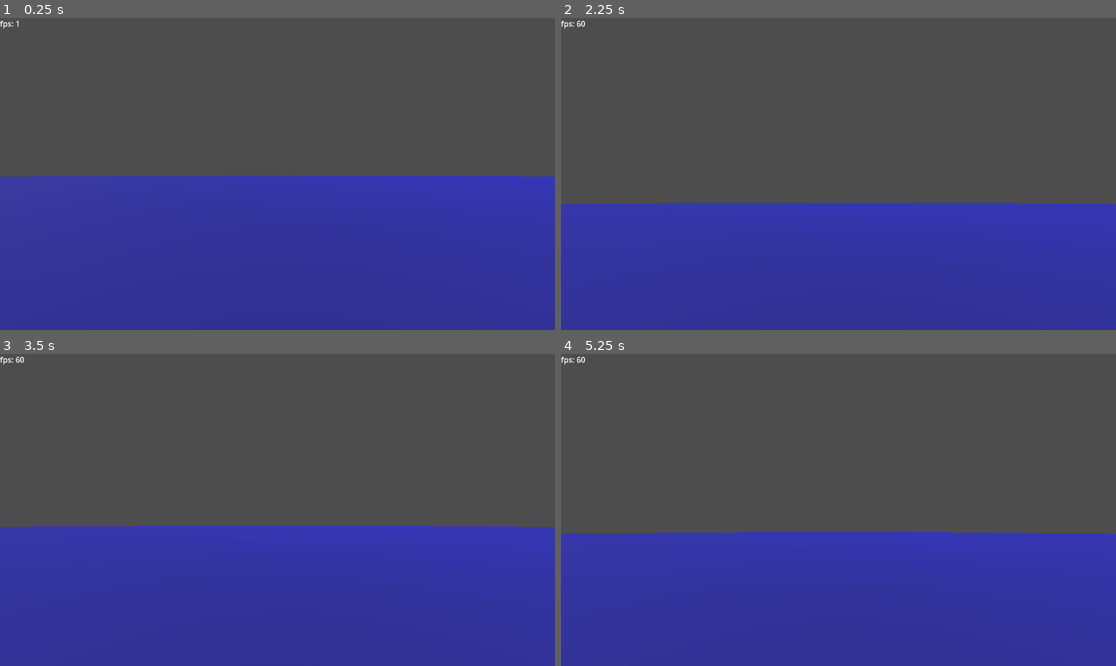
Above: before the commit, frames 1-4 (two rows, left to right).
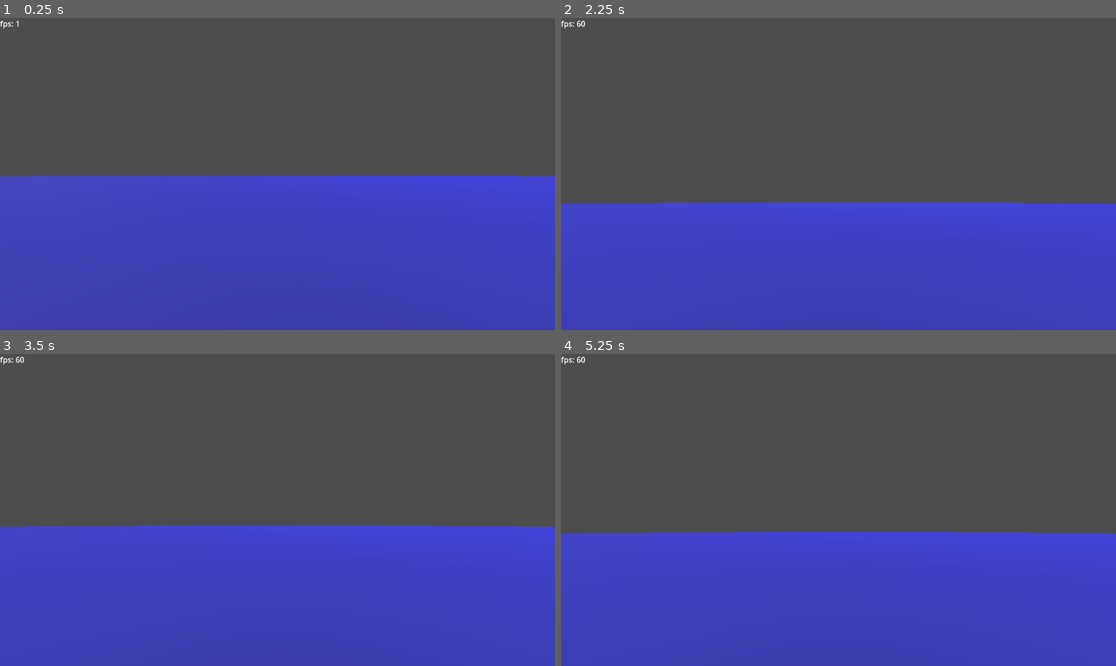
Above: after the commit, the same moments.

Repository: jmdejong/s6
Game: Godot game, scene res://scenes/world.tscn
Same seed, same stepped clock (60 frames per second), same inputs: the game is played once before the commit and once after it.
Inputs (mouse positions are in pixels of both pictures, inside the frame that each line leads up to):
- Up to frame 1 (0.25 s): no input
- Up to frame 2 (2.25 s): tap Enter at 0.5 s; move the mouse to (960, 158) at 0.52 s; hold D (right) 0.53-1.28 s; hold G (toggle_grass, bound only after the commit) 0.53-1.28 s; move the mouse to (727, 189) at 1.27 s; hold S (backwards) 1.28-2.03 s; click (727, 189) at 1.35 s; tap G (toggle_grass, bound only after the commit) at 1.55 s; tap Space (up) at 2 s; move the mouse to (849, 167) at 2.02 s; hold W (forwards) from 2.03 s (still down); hold Shift (sprint) from 2.03 s (still down)
- Up to frame 3 (3.5 s): keep holding W (forwards); tap G (toggle_grass, bound only after the commit) at 2.3, 2.85 s; tap Enter at 2.75 s; move the mouse to (271, 516) at 2.77 s; release Shift (sprint) at 2.78 s
- Up to frame 4 (5.25 s): keep holding W (forwards); tap Space (up) at 3.5, 5 s; move the mouse to (877, 513) at 3.52 s; hold G (toggle_grass, bound only after the commit) 3.53-4.28 s; tap Enter at 4.25 s; move the mouse to (794, 506) at 4.27 s; click (794, 506) at 4.35 s; tap G (toggle_grass, bound only after the commit) at 4.55 s; move the mouse to (844, 510) at 5.02 s; hold Shift (sprint) from 5.03 s (still down)

The runs differ from the first frame. In frame 1, 49% of the frame differs, in the area x 0-100%, y 50-100%; in frame 2, 41%; in frame 3, 45%; in frame 4, 43%.

Commit message:
made toggle to hide grass

Diff:
--- a/project.godot
+++ b/project.godot
@@ -71,3 +71,8 @@
 "events": [Object(InputEventKey,"resource_local_to_scene":false,"resource_name":"","device":0,"window_id":0,"alt_pressed":false,"shift_pressed":false,"ctrl_pressed":false,"meta_pressed":false,"pressed":false,"keycode":0,"physical_keycode":67,"unicode":0,"echo":false,"script":null)
 ]
 }
+toggle_grass={
+"deadzone": 0.5,
+"events": [Object(InputEventKey,"resource_local_to_scene":false,"resource_name":"","device":0,"window_id":0,"alt_pressed":false,"shift_pressed":false,"ctrl_pressed":false,"meta_pressed":false,"pressed":false,"keycode":0,"physical_keycode":71,"unicode":0,"echo":false,"script":null)
+]
+}
--- a/scenes/world.tscn
+++ b/scenes/world.tscn
@@ -54,13 +54,10 @@
 script = ExtResource("3_k87n2")
 
 [node name="Fps" type="Label" parent="Counters"]
-offset_right = 40.0
-offset_bottom = 23.0
+layout_mode = 2
 
 [node name="Pos" type="Label" parent="Counters"]
-offset_top = 27.0
-offset_right = 40.0
-offset_bottom = 50.0
+layout_mode = 2
 
 [node name="Player" parent="." instance=ExtResource("1_hadwj")]
 transform = Transform3D(1, 0, 0, 0, 1, 0, 0, 0, 1, 12, 16, -8)
@@ -76,10 +73,11 @@
 source = NodePath("../Blueprint")
 mesh = SubResource("QuadMesh_4x1m3")
 chunk_size = 16
+chunk_distance = 3
+max_chunks = 40
 
 [node name="DirectionalLight3D" type="DirectionalLight3D" parent="."]
 transform = Transform3D(0.939693, -0.296198, 0.17101, 0, 0.5, 0.866025, -0.34202, -0.813798, 0.469846, 0, 4.52354, 0)
-light_energy = 0.652
 
 [node name="MeshInstance3D" type="MeshInstance3D" parent="."]
 mesh = SubResource("BoxMesh_sf6mf")
--- a/scripts/height_grass.gd
+++ b/scripts/height_grass.gd
@@ -59,3 +59,7 @@
 			var v = Vector2(x, y)
 			if not (v in _loaded_chunks):
 				_loaded_chunks[v] = add_grass_area(Rect2(v, Vector2(chunk_size, chunk_size)))
+
+func _input(event):
+	if event.is_action_pressed("toggle_grass"):
+		visible = not visible
Not shown, changed: export_presets.cfg
